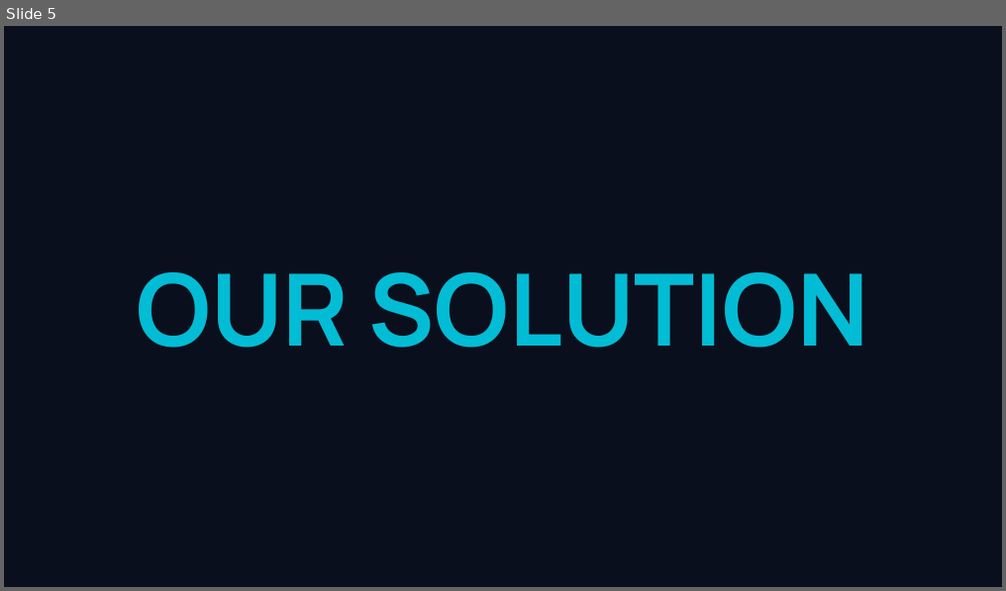
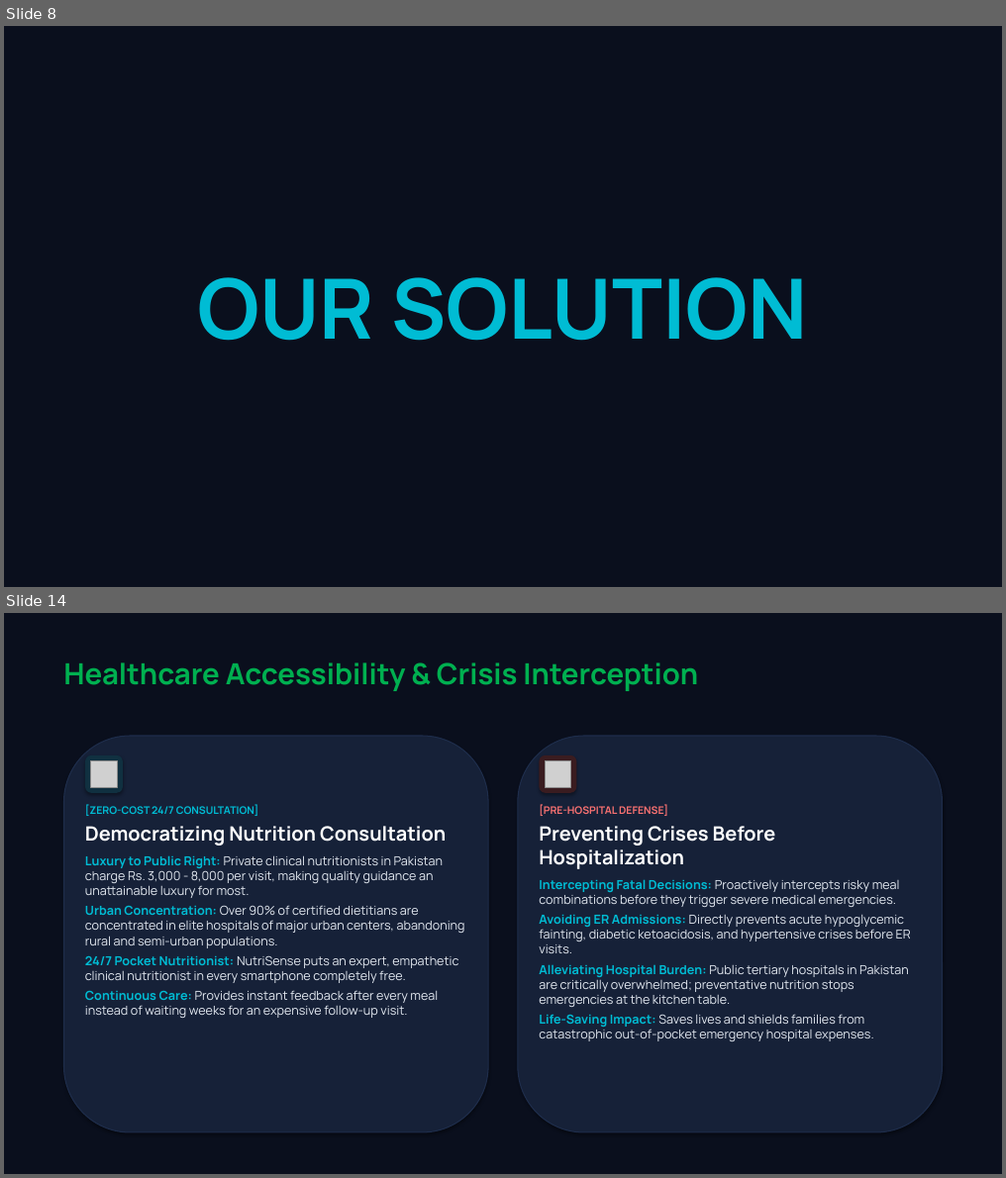
Before and after one commit to m-Affan55/NutriSense, a slide deck: docs/NutriSense_Hackathon_Presentation.pptx. Shown one above the other, each under a label of ours: slide 5 before the commit, slides 8 and 14 after it; the slides between them are not shown. The pictures are 1006x591 and 1006x1178 pixels, drawn with LibreOffice and Linux fonts; fonts in the diff are those of the drawing; grey boxes stand for pictures. Boxes give left, top, right and bottom in pixels: in the first picture for what was removed or moved away, otherwise in the second. Text is boxed around its words. In the diff, an @@ line names an element or a change of style, - is before the commit and + after.

```diff
--- a/docs/NutriSense_Hackathon_Presentation.pptx
+++ b/docs/NutriSense_Hackathon_Presentation.pptx
@@ slide 14 added at [4, 613, 1002, 1174], background #FFFFFF @@
@@ rectangle added at [4, 613, 1002, 1174], fill #0A0F1D @@
@@ text added at [63, 663, 698, 691], 28 pt, text #00B050, bold @@
+Healthcare Accessibility & Crisis Interception
@@ rounded rectangle added at [63, 736, 488, 1133], fill #162138, outline #1E2D4B 1 pt @@
@@ rounded rectangle added at [85, 756, 122, 792], fill #103040 @@
@@ rounded rectangle added at [518, 736, 943, 1133], fill #162138, outline #1E2D4B 1 pt @@
@@ rounded rectangle added at [540, 756, 576, 792], fill #3A1C20 @@
@@ picture added at [91, 761, 117, 787] @@
@@ picture added at [545, 761, 570, 787] @@
@@ text added at [85, 805, 465, 1018], 12 pt, text #E2E8F0 @@
+[ZERO-COST 24/7 CONSULTATION]
+Democratizing Nutrition Consultation
+Luxury to Public Right: Private clinical nutritionists in Pakistan charge Rs. 3,000 - 8,000 per visit, making quality guidance an unattainable luxury for most.
+Urban Concentration: Over 90% of certified dietitians are concentrated in elite hospitals of major urban centers, abandoning rural and semi-urban populations.
+24/7 Pocket Nutritionist: NutriSense puts an expert, empathetic clinical nutritionist in every smartphone completely free.
+Continuous Care: Provides instant feedback after every meal instead of waiting weeks for an expensive follow-up visit.
@@ text added at [539, 805, 911, 1042], 12 pt, text #E2E8F0 @@
+[PRE-HOSPITAL DEFENSE]
+Preventing Crises Before Hospitalization
+Intercepting Fatal Decisions: Proactively intercepts risky meal combinations before they trigger severe medical emergencies.
+Avoiding ER Admissions: Directly prevents acute hypoglycemic fainting, diabetic ketoacidosis, and hypertensive crises before ER visits.
+Alleviating Hospital Burden: Public tertiary hospitals in Pakistan are critically overwhelmed; preventative nutrition stops emergencies at the kitchen table.
+Life-Saving Impact: Saves lives and shields families from catastrophic out-of-pocket emergency hospital expenses.
@@ what was slide 5 is now slide 8 @@
@@ slide 8 changed as well @@
@@ text "OUR SOLUTION": place and size @@
-text "OUR SOLUTION" at [137, 273, 869, 348]
+text "OUR SOLUTION" at [197, 277, 808, 341]
@@ text "OUR SOLUTION" at [197, 277, 808, 341]: size 96 to 80 pt; more space between paragraphs @@
```
Also in this commit, not shown: 4 other slides changed, 18 other slides added, 11 slides removed, 6 other files.
